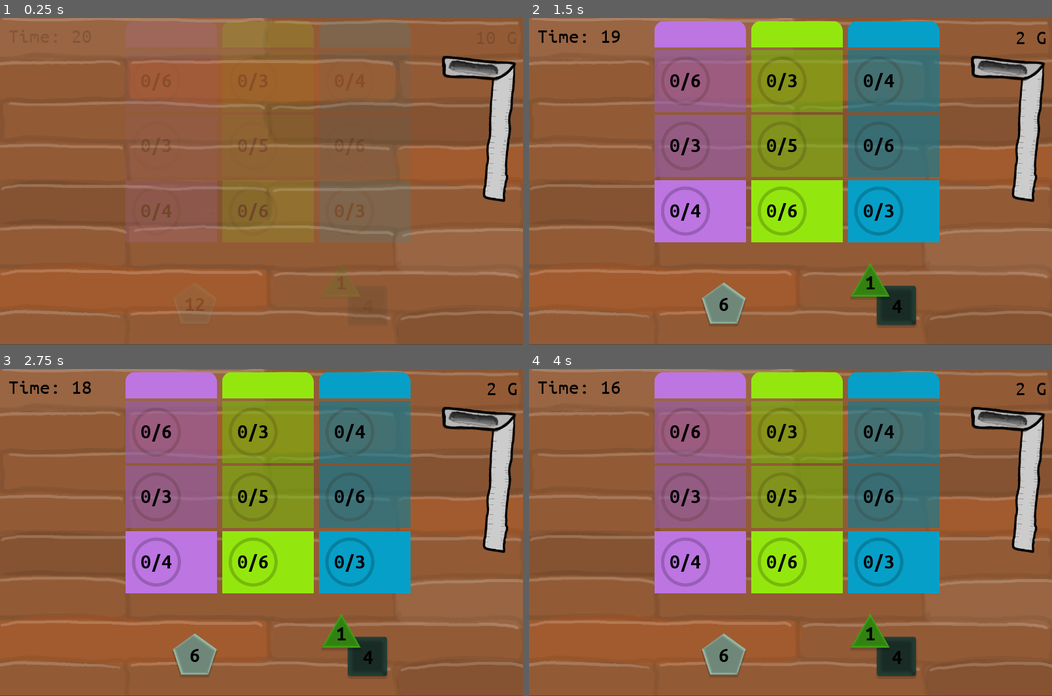
Above: before the commit, frames 1-4 (two rows, left to right).
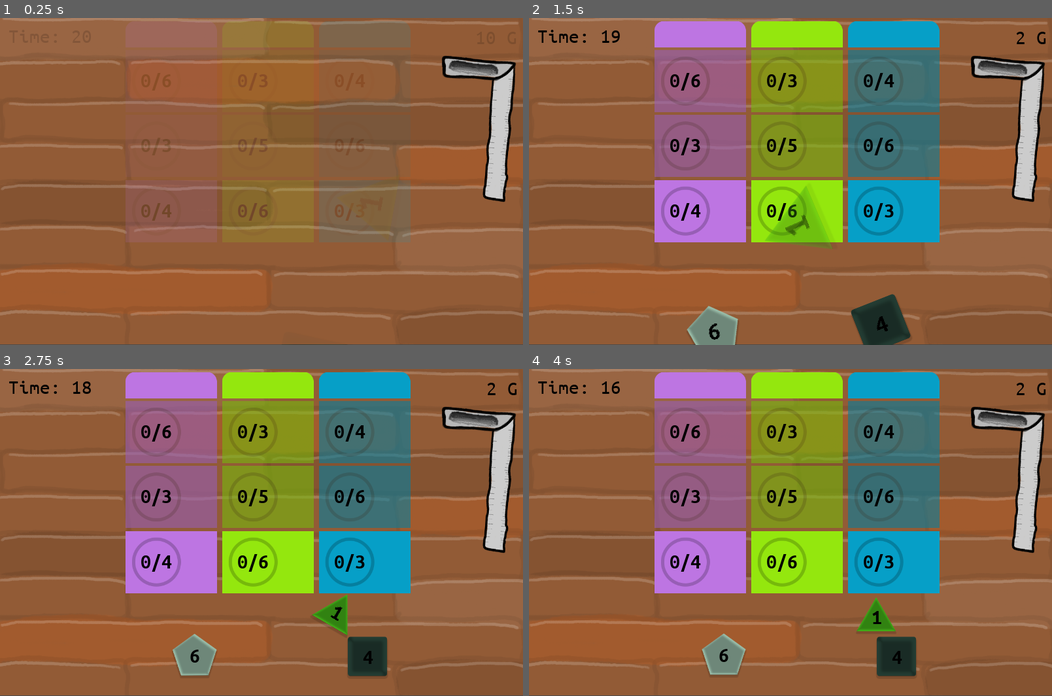
Above: after the commit, the same moments.

Repository: matzebond/DiceRepair
Game: Godot game, scene res://scenes/screens/RootNode.tscn
Same seed, same stepped clock (60 frames per second), same inputs: the game is played once before the commit and once after it.
Inputs (mouse positions are in pixels of both pictures, inside the frame that each line leads up to):
- Up to frame 1 (0.25 s): no input
- Up to frame 2 (1.5 s): drag from (895, 305) to (701, 80) at 0.52 s; drag from (868, 282) to (701, 80) at 1.27 s
- Up to frame 3 (2.75 s): move the mouse to (193, 653) at 2.02 s; click (193, 653) at 2.17 s
- Up to frame 4 (4 s): drag from (764, 597) to (701, 496) at 2.77 s; tap Enter at 3.5 s; move the mouse to (947, 581) at 3.52 s; click (947, 581) at 3.67 s

The runs differ from the first frame. In frame 2, 4.2% of the frame differs, in the area x 30-75%, y 51-100%; in frame 3, 0.8%; in frame 4, 0.6%.

Commit message:
Added very satisfying rolling animation

Diff:
--- a/scenes/die/Die.gd
+++ b/scenes/die/Die.gd
@@ -53,6 +53,7 @@
 var last_roll_time = -1
 const ANIM_ROLLS = 20
 
+const ANIM_DIST = 250
 #func _init():
 
 
@@ -108,8 +109,26 @@
     last_roll_time = -1
     state = Rolling
     play_tween_make_opaque()
-    $Tween.interpolate_method(self, "rolling", 0, ANIM_ROLLS, 2 + randf(), Tween.TRANS_EXPO, Tween.EASE_OUT)
-    $Tween.start()
+
+    var anim_time = 2 + randf()
+
+    $Tween.interpolate_property(self, "scale", Vector2(1.8, 1.8), Vector2(1, 1), anim_time, Tween.TRANS_BOUNCE, Tween.EASE_OUT)
+    $Tween.interpolate_property(self, "modulate:a", 0, 1, anim_time/3, Tween.TRANS_SINE, Tween.EASE_OUT)
+    $Tween.interpolate_property(self, "rotation", (2*randf()-1)*2*PI, 0, anim_time, Tween.TRANS_SINE, Tween.EASE_OUT)
+
+    $Tween.interpolate_property(self, "position", calc_roll_start_pos(), position, anim_time, Tween.TRANS_SINE, Tween.EASE_OUT)
+    $Tween.start()
+
+
+    $Tween.interpolate_method(self, "rolling", 0, ANIM_ROLLS, anim_time, Tween.TRANS_EXPO, Tween.EASE_OUT)
+    $Tween.start()
+
+func calc_roll_start_pos():
+    var end = position
+    var angle = randf()*2*PI
+    var end_to_start = Vector2(ANIM_DIST, 0).rotated(angle)
+    var start = end + end_to_start
+    return start
 
 func rolling(time):
     time = ceil(time)
